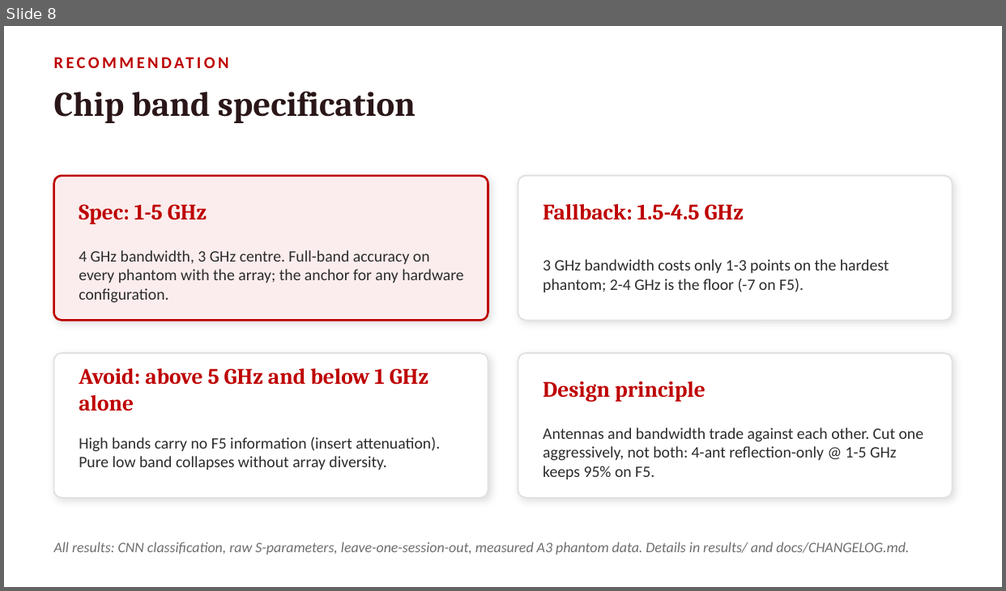
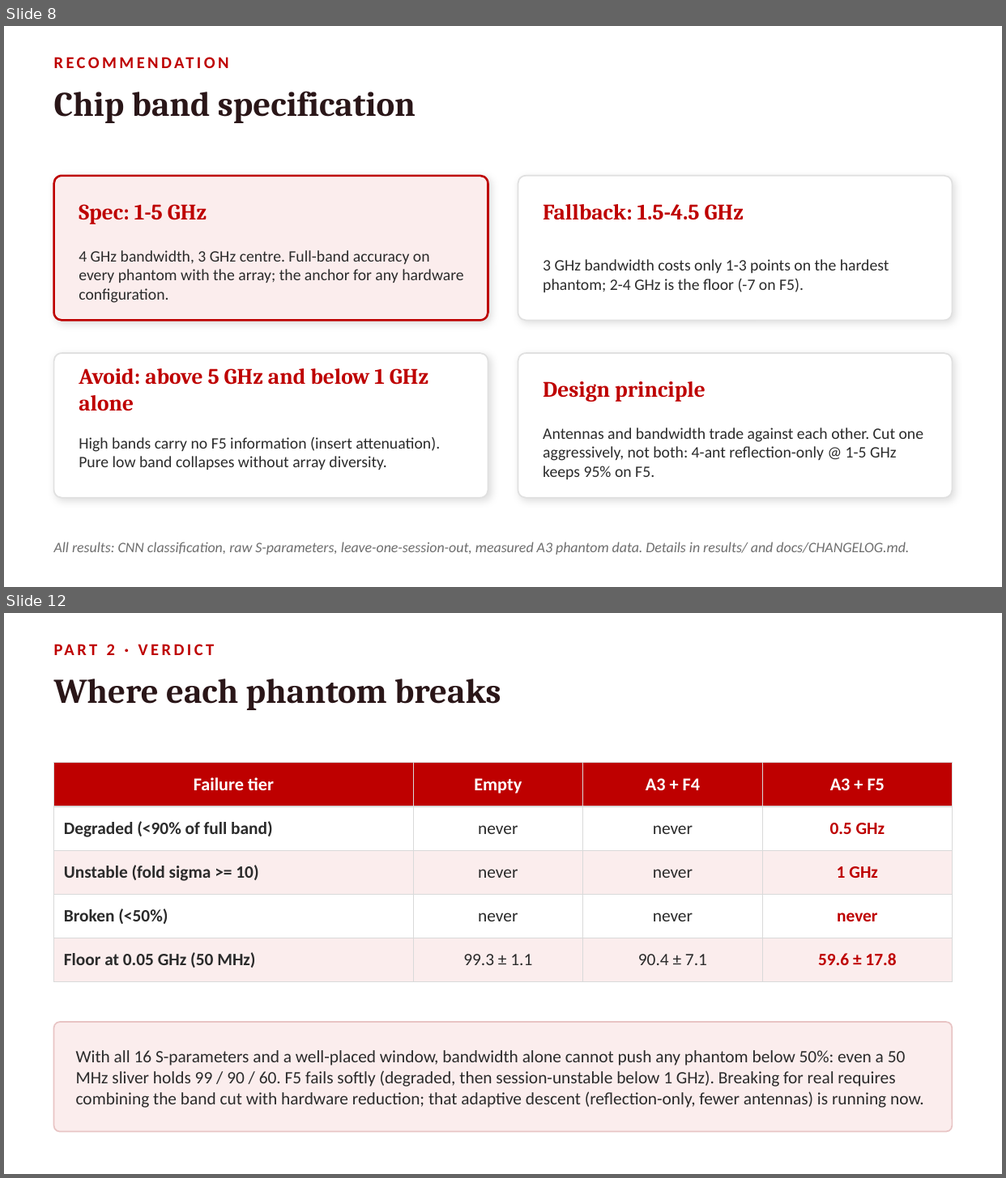
Before and after one commit to pmart1534/microwave-phantom-localization-cnn-mlp, a slide deck: presentation/Frequency_Reduction.pptx. Shown one above the other, each under a label of ours: slide 8 before the commit, slides 8 and 12 after it; the slides between them are not shown. The pictures are 1006x591 and 1006x1178 pixels, drawn with LibreOffice and Linux fonts; fonts in the diff are those of the drawing. Boxes give left, top, right and bottom in pixels: in the first picture for what was removed or moved away, otherwise in the second. Text is boxed around its words. In the diff, an @@ line names an element or a change of style, - is before the commit and + after.

```diff
--- a/presentation/Frequency_Reduction.pptx
+++ b/presentation/Frequency_Reduction.pptx
@@ slide 12 added at (x1=4, y1=613, x2=1002, y2=1174), background #FFFFFF @@
@@ text added at (x1=107, y1=644, x2=115, y2=655), 12 pt, text #BE0000, bold @@
+PART 2 · VERDICT
@@ text added at (x1=54, y1=679, x2=501, y2=710), 25 pt, text #2A1618, bold @@
+Where each phantom breaks
@@ table added at (x1=54, y1=763, x2=952, y2=971), 5 rows, 4 columns @@
+Failure tier | Empty | A3 + F4 | A3 + F5
+Degraded (<90% of full band) | never | never | 0.5 GHz
+Unstable (fold sigma >= 10) | never | never | 1 GHz
+Broken (<50%) | never | never | never
+Floor at 0.05 GHz (50 MHz) | 99.3 ± 1.1 | 90.4 ± 7.1 | 59.6 ± 17.8
@@ rounded rectangle added at (x1=54, y1=1022, x2=952, y2=1132), fill #FBEDED, outline #E8C4C4 1 pt @@
@@ text added at (x1=76, y1=1050, x2=924, y2=1108), 12.5 pt, text #2B2B2B @@
+With all 16 S-parameters and a well-placed window, bandwidth alone cannot push any phantom below 50%: even a 50 MHz sliver holds 99 / 90 / 60. F5 fails softly (degraded, then session-unstable below 1 GHz). Breaking for real requires combining the band cut with hardware reduction; that adaptive descent (reflection-only, fewer antennas) is running now.
```
Also in this commit, not shown: 3 other slides added, 5 other files.
